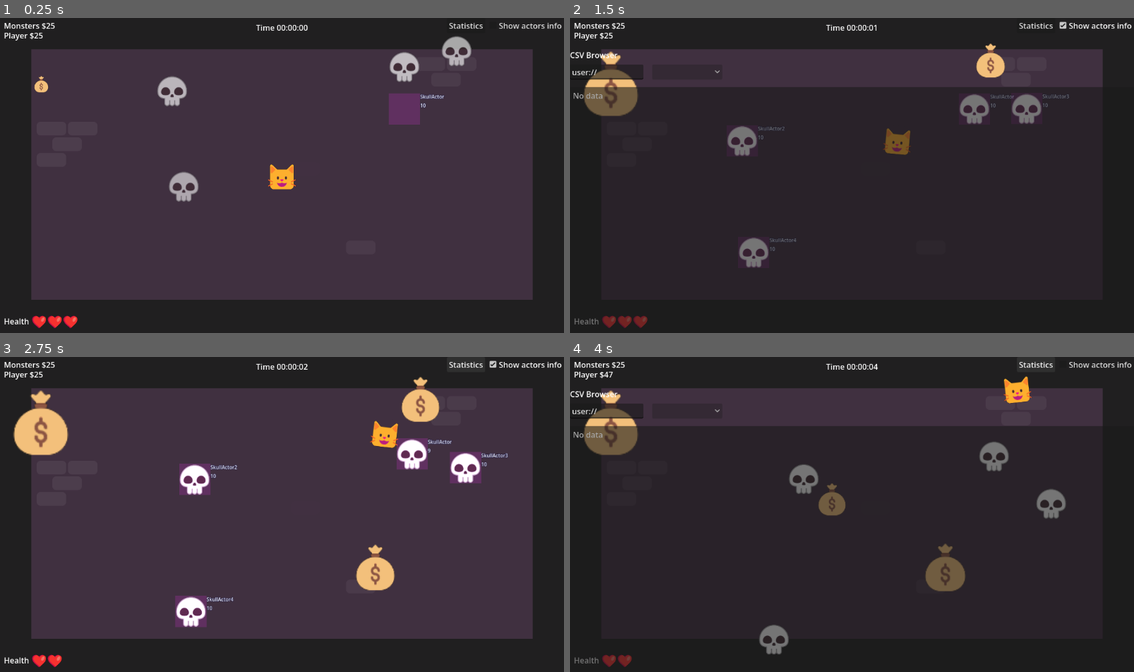
Above: before the commit, frames 1-4 (two rows, left to right).
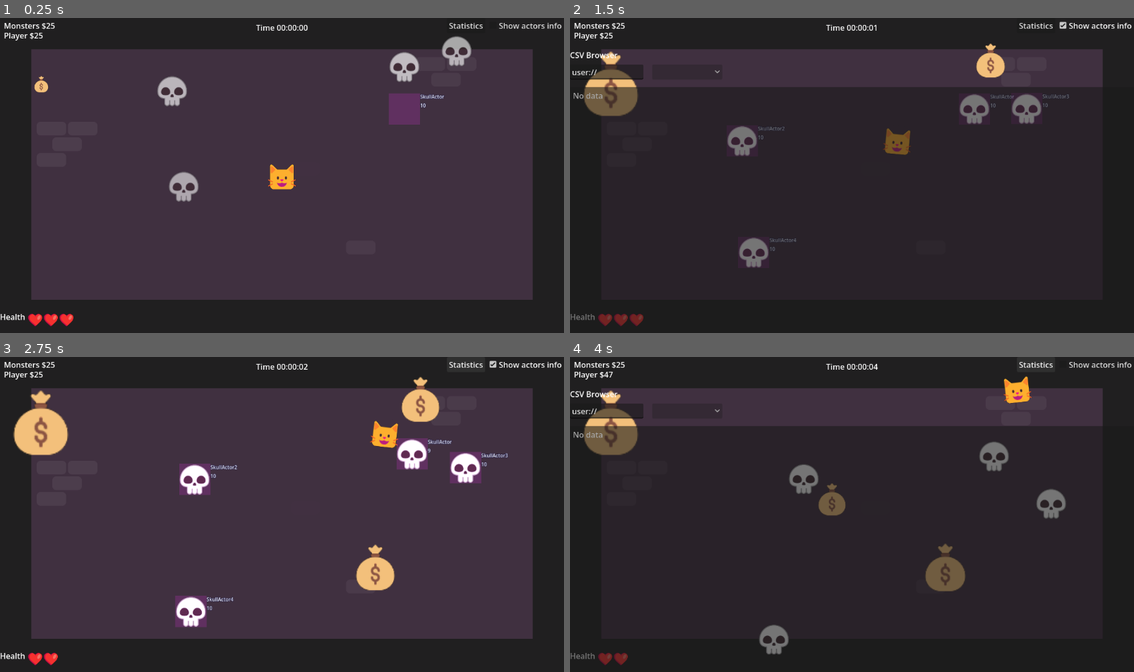
Above: after the commit, the same moments.

Repository: crapola/treasure_cat_game
Game: Godot game, scene res://main.tscn
Two runs of this game, one before a commit and one after it. Both use one fixed random seed, a clock stepped at 60 frames per second and the inputs below. This scene is started directly instead of the project's main scene. The engine's default icon, where the game draws it, is replaced by a stand-in: a white triangle on a blue panel in a dark square. Sound files missing from this copy of the repository are replaced by a short silence.
Inputs:
- Up to frame 1 (0.25 s): no input
- Up to frame 2 (1.5 s): click "Statistics" at 0.5 s; click "Show actors info" at 1.25 s
- Up to frame 3 (2.75 s): click "Statistics" at 2 s
- Up to frame 4 (4 s): click "Show actors info" at 2.75 s; click "Statistics" at 3.5 s

The runs differ from the first frame. In frame 1, 0.3% of the frame differs, in the area x 0-14%, y 93-99%; in frame 2, 0.3%; in frame 3, 0.3%; in frame 4, 0.2%.
Error in both runs: Invalid access to property or key 'button_pressed' on a base object of type 'Nil'. (res://debug/debugging_interface.gd:13)

Commit message:
Fix mouse hover highlight in shop

Diff:
--- a/hand.gd
+++ b/hand.gd
@@ -18,7 +18,10 @@
 
 ## Get the item.
 func get_item()->Node2D:
-	return _hand.get_child(0)
+	if _hand.get_child_count()>0:
+		return _hand.get_child(0)
+	else:
+		return null
 
 ## Give item.
 func give_item(node:Node2D)->void:
--- a/hud.gd
+++ b/hud.gd
@@ -1,10 +1,10 @@
 extends Control
 
 @onready var player_gold:Label=$Player
-@onready var player_health:PictorialValue=$PlayerHealth/PictorialValue
+@onready var player_health:PictorialValue=%PlayerHealth
 @onready var monsters_gold:Label=$Monsters
-@onready var dagger_durability:PictorialValue=$Item/PictorialValue
-@onready var item:Label=$Item
+@onready var dagger_durability:PictorialValue=%Durability
+@onready var item_label:Label=%ItemLabel
 
 var _start_time:int=Time.get_unix_time_from_system() as int
 
@@ -14,11 +14,11 @@
 func player_info_update(player:Cat)->void:
 	player_health.value=player.health
 	var i:Actor=player.get_item() as Actor
-	item.visible=i!=null
+	item_label.visible=i!=null
 	if i:
 		dagger_durability.value=i.health
 		if i.health==0:
-			item.hide()
+			item_label.hide()
 
 
 
--- a/hud.tscn
+++ b/hud.tscn
@@ -38,45 +38,6 @@
 offset_bottom = 27.0
 text = "Monsters"
 
-[node name="PlayerHealth" type="Label" parent="." unique_id=1741895980]
-layout_mode = 0
-offset_left = 8.0
-offset_top = 608.0
-offset_right = 60.0
-offset_bottom = 656.0
-text = "Health"
-
-[node name="PictorialValue" type="Control" parent="PlayerHealth" unique_id=589057706]
-anchors_preset = 0
-offset_left = 56.0
-offset_top = -5.0
-offset_right = 88.0
-offset_bottom = 27.0
-script = ExtResource("2_sd122")
-max_value = 20
-texture = SubResource("AtlasTexture_2gywl")
-image_scale = 0.5
-
-[node name="Item" type="Label" parent="." unique_id=816830228]
-layout_mode = 0
-offset_left = 712.0
-offset_top = 608.0
-offset_right = 748.0
-offset_bottom = 657.0
-text = "Item
-"
-
-[node name="PictorialValue" type="Control" parent="Item" unique_id=1301435884]
-anchors_preset = 0
-offset_left = 40.0
-offset_right = 40.0
-offset_bottom = 32.0
-script = ExtResource("2_sd122")
-texture = SubResource("AtlasTexture_8sq4i")
-image_scale = 0.5
-value = 0
-metadata/_custom_type_script = "uid://c742pemuavo8r"
-
 [node name="Time" type="Label" parent="." unique_id=1918488386]
 layout_mode = 1
 anchors_preset = -1
@@ -90,4 +51,58 @@
 process_mode = 3
 autostart = true
 
+[node name="HFlowContainerBottom" type="HFlowContainer" parent="." unique_id=2040752859]
+layout_mode = 1
+anchors_preset = 12
+anchor_top = 1.0
+anchor_right = 1.0
+anchor_bottom = 1.0
+offset_top = -49.0
+grow_horizontal = 2
+grow_vertical = 0
+
+[node name="HBoxContainer" type="HBoxContainer" parent="HFlowContainerBottom" unique_id=269655114]
+layout_mode = 2
+size_flags_horizontal = 2
+size_flags_vertical = 0
+
+[node name="PlayerHealthLabel" type="Label" parent="HFlowContainerBottom/HBoxContainer" unique_id=1741895980]
+layout_mode = 2
+size_flags_horizontal = 0
+size_flags_vertical = 0
+text = "Health"
+
+[node name="PlayerHealth" type="Control" parent="HFlowContainerBottom/HBoxContainer" unique_id=589057706]
+unique_name_in_owner = true
+layout_mode = 2
+size_flags_horizontal = 0
+size_flags_vertical = 0
+script = ExtResource("2_sd122")
+max_value = 20
+texture = SubResource("AtlasTexture_2gywl")
+image_scale = 0.5
+
+[node name="HBoxContainer2" type="HBoxContainer" parent="HFlowContainerBottom" unique_id=621356874]
+layout_mode = 2
+size_flags_horizontal = 2
+size_flags_vertical = 0
+
+[node name="ItemLabel" type="Label" parent="HFlowContainerBottom/HBoxContainer2" unique_id=816830228]
+unique_name_in_owner = true
+layout_mode = 2
+size_flags_horizontal = 2
+size_flags_vertical = 0
+text = "Item"
+
+[node name="Durability" type="Control" parent="HFlowContainerBottom/HBoxContainer2" unique_id=1301435884]
+unique_name_in_owner = true
+layout_mode = 2
+size_flags_horizontal = 0
+size_flags_vertical = 0
+script = ExtResource("2_sd122")
+texture = SubResource("AtlasTexture_8sq4i")
+image_scale = 0.5
+value = 0
+metadata/_custom_type_script = "uid://c742pemuavo8r"
+
 [connection signal="timeout" from="Time/Timer" to="." method="_clock_update"]
--- a/main.gd
+++ b/main.gd
@@ -78,7 +78,9 @@
 	hud.clock_stop()
 	shop_spawner.free()
 	var n:=preload("res://game_over.tscn").instantiate()
-	 # TODO victory scene
+	 # TODO: Proper victory scene.
+	if message:
+		n.get_node(^"Defeat").text=message
 	canvaslayer_ui.add_child(n)
 
 	await get_tree().create_timer(0.5,true,true,false).timeout
--- a/shop/selection_rectangle.gd
+++ b/shop/selection_rectangle.gd
@@ -18,10 +18,7 @@
 	if _tween:_tween.stop()
 	_tween=create_tween()
 	_tween.set_parallel()
-	if visible:
-		_tween.tween_property(self,"global_position",control.global_position,t)
-	else:
-		global_position=control.global_position
+	_tween.tween_property(self,"global_position",control.global_position,t)
 	_tween.tween_property(self,"scale",Vector2.ONE,t)
 	_tween.tween_property(self,"color:a",0.125,t*2.0)
 	visible=true
